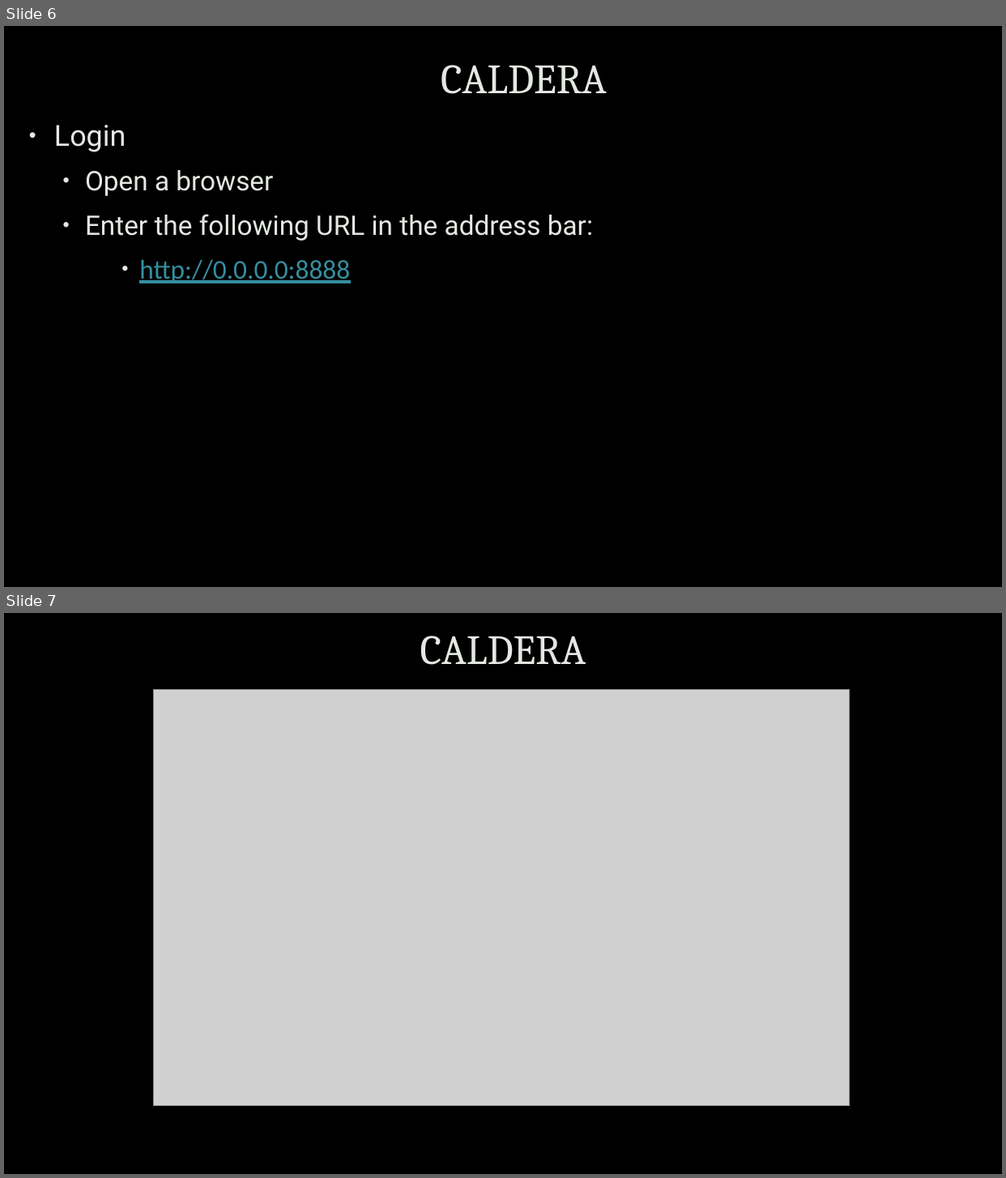
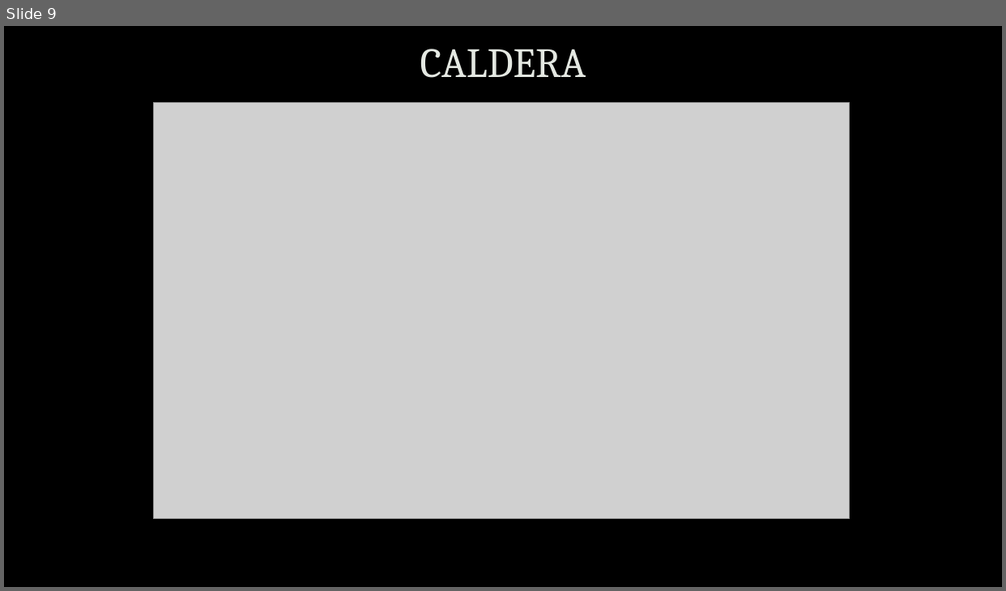
Before and after one commit to uwacyber/cits1003, a slide deck: cits1003-lecture_slides/CITS1003-7 Incidents-exercises.pptx. Shown one above the other, each under a label of ours: slides 6 and 7 before the commit, slide 9 after it. The pictures are 1006x1178 and 1006x591 pixels, drawn with LibreOffice and Linux fonts; fonts in the diff are those of the drawing; grey boxes stand for pictures; background and template pictures are left out. Boxes give left, top, right and bottom in pixels: in the first picture for what was removed or moved away, otherwise in the second. Text is boxed around its words. In the diff, an @@ line names an element or a change of style, - is before the commit and + after.

```diff
--- a/cits1003-lecture_slides/CITS1003-7 Incidents-exercises.pptx
+++ b/cits1003-lecture_slides/CITS1003-7 Incidents-exercises.pptx
@@ slide 6 removed at <box>4,26,1002,587</box>, background picture (left out) @@
@@ title removed at <box>441,65,607,94</box> @@
-CALDERA
@@ text removed at <box>54,125,593,284</box> @@
-• Login
-  • Open a browser
-  • Enter the following URL in the address bar:
-      • http://0.0.0.0:8888
@@ what was slide 7 is now slide 9 @@
```
Also in this commit, not shown: 17 slides changed, 10 slides added, 11 other slides removed.
